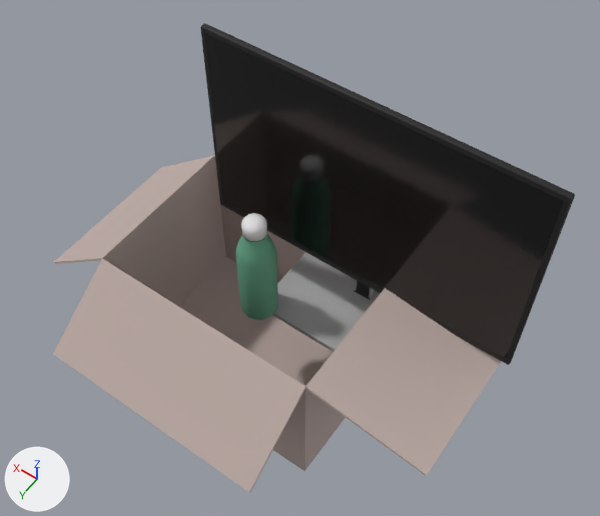
The FBX model ECOE sim/Assets/Art/Environment/Office_Clutter/Office_Clutter.fbx, before and after one commit.
The view is the same before and after, from a 50 mm lens placed at (-0.596, 0.701, 1.327), pointed at (-0.076, -0.028, 0.182). The lights are fixed; the arrows at lower left show +X, +Y and +Z. The first picture is the older version. The same objects are shown in both versions, whatever each file hides. Where no turn or scale is listed for an object, it has been applied to the vertices. Vertices at exactly the same position are counted once.

Script lines for the objects in view, before the commit:
```python
mat_m_cardboard = principled_material('M_Cardboard')
mat_m_cardboard.base_color = (0.503, 0.402, 0.371)  # grey #bcaaa4
mat_m_cardboard.roughness = 0.9
mat_m_metal_brushed = principled_material('M_Metal_Brushed')
mat_m_metal_brushed.base_color = (0.352, 0.352, 0.352)  # grey #a0a0a0
mat_m_metal_brushed.roughness = 0.3
me_cardboardbox = bpy.data.meshes.new('CardboardBox')
me_cardboardbox.from_pydata(...)  # 32 vertices, 30 faces; spans x -0.448..0.403, y -0.284..0.314, z -0.185..0.142
me_cardboardbox.materials.append(mat_m_cardboard)  # grey #bcaaa4
me_cylinder_001 = bpy.data.meshes.new('Cylinder.001')
me_cylinder_001.from_pydata(...)  # 252 vertices, 243 faces; spans x -0.464..0.156, y -0.204..0.002, z -0.001..0.532
# faces by material slot: [5, 89, 149]
me_cylinder_001.materials.append(mat_m_screen_off)  # black #121212
me_cylinder_001.materials.append(mat_m_plastic_black)  # black #1e1e1e
me_cylinder_001.materials.append(mat_m_metal_brushed)  # grey #a0a0a0
me_cylinder_007 = bpy.data.meshes.new('Cylinder.007')
me_cylinder_007.from_pydata(...)  # 288 vertices, 260 faces; spans x -0.036..0.036, y -0.036..0.036, z 0.0..0.26
# faces by material slot: [146, 81, 33]
me_cylinder_007.materials.append(mat_m_green_paint_matte)  # green #67a788
me_cylinder_007.materials.append(mat_m_metal_chrome)  # white #e7e7e7
me_cylinder_007.materials.append(mat_m_plastic_black)  # black #1e1e1e
ob_bottle = bpy.data.objects.new('Bottle', me_cylinder_007)
ob_bottle.location = (0.0, 0.0, 0.0)
ob_cardboardbox = bpy.data.objects.new('CardboardBox', me_cardboardbox)
ob_cardboardbox.location = (0.0, 0.0, 0.0)
ob_computer = bpy.data.objects.new('Computer', me_cylinder_001)
ob_computer.location = (0.0, 0.0, 0.0)
```
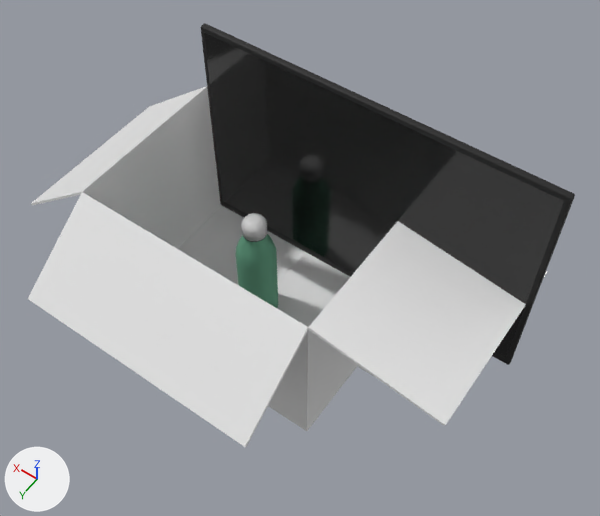
What differs and where, as boxes [x1, y1, x2, y2] in the pictures (600 x 516 px):
'CardboardBox', recoloured, moved: before [53, 155, 501, 492]; after [28, 86, 547, 447]
'Computer', recoloured: [205, 46, 566, 362] in both

The change, as a diff of the scene's bpy script:
```diff
--- a/ECOE sim/Assets/Art/Environment/Office_Clutter/Office_Clutter.fbx.py
+++ b/ECOE sim/Assets/Art/Environment/Office_Clutter/Office_Clutter.fbx.py
@@ mat_m_cardboard @@
 mat_m_cardboard = principled_material('M_Cardboard')
-mat_m_cardboard.base_color = (0.503, 0.402, 0.371)  # grey #bcaaa4
+mat_m_cardboard.base_color = (0.8, 0.8, 0.8)  # white #e7e7e7
 mat_m_cardboard.roughness = 0.9
@@ mat_m_metal_brushed @@
 mat_m_metal_brushed = principled_material('M_Metal_Brushed')
-mat_m_metal_brushed.base_color = (0.352, 0.352, 0.352)  # grey #a0a0a0
+mat_m_metal_brushed.base_color = (0.8, 0.8, 0.8)  # white #e7e7e7
 mat_m_metal_brushed.roughness = 0.3
@@ me_cardboardbox @@
 # used by ob_cardboardbox; location = (0.0, 0.0, 0.0)
-me_cardboardbox.from_pydata(...)  # 32 vertices, 30 faces; spans x -0.448..0.403, y -0.284..0.314, z -0.185..0.142
+me_cardboardbox.from_pydata(...)  # 32 vertices, 30 faces; spans x -0.455..0.396, y -0.279..0.319, z 0.0..0.327
+# me_cardboardbox part 1: the whole mesh is moved by (-0.007, 0.005, 0.185)
 me_cardboardbox.materials.append(mat_m_cardboard)
```
